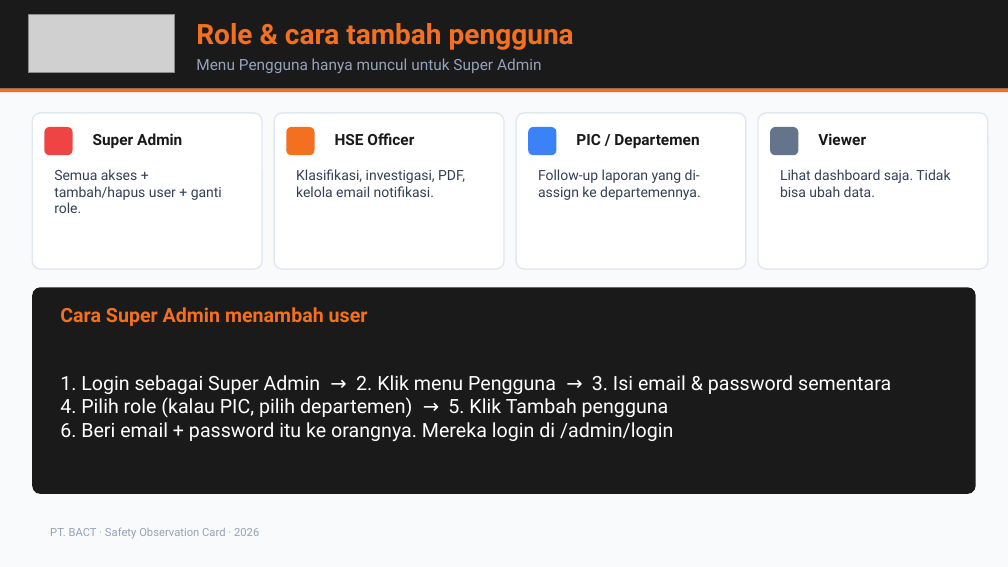
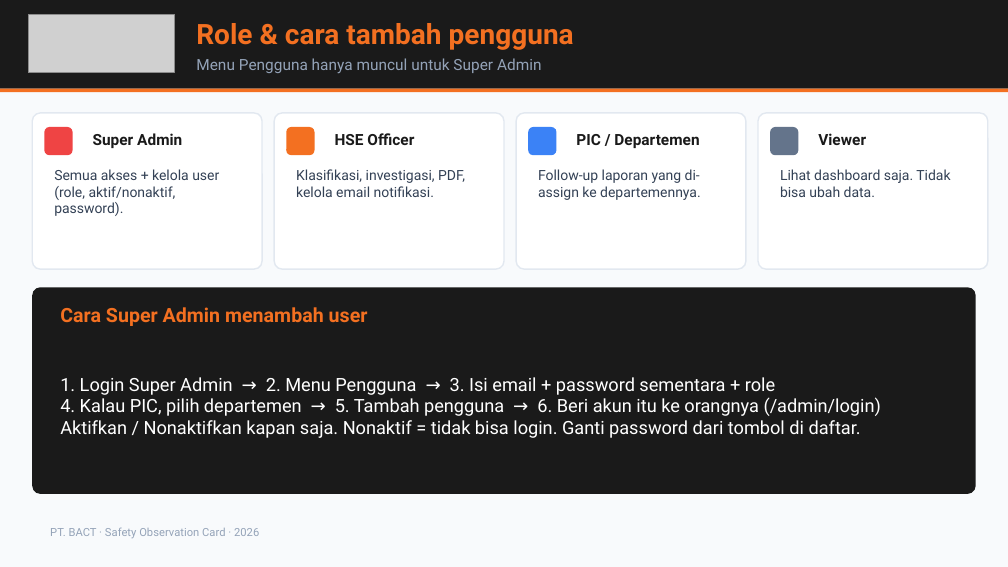
Before and after one commit to msatibi32/bact-safety-observation-modern, a slide deck: slide 12 of supabase/BACT-SOC-Presentasi-HSE.pptx. Drawn at 1008x567 pixels with LibreOffice and Linux fonts; fonts in the diff are those of the drawing; grey boxes stand for pictures. Boxes give left, top, right and bottom in pixels: in the first picture for what was removed or moved away, otherwise in the second. Text is boxed around its words. In the diff, an @@ line names an element or a change of style, - is before the commit and + after.

```diff
--- a/supabase/BACT-SOC-Presentasi-HSE.pptx
+++ b/supabase/BACT-SOC-Presentasi-HSE.pptx
@@ text at bbox=[54, 169, 219, 216]: text changed @@
-Semua akses + tambah/hapus user + ganti role.
+Semua akses + kelola user (role, aktif/nonaktif, password).
@@ text at bbox=[60, 377, 881, 438]: text changed; size 14 to 13 pt @@
-1. Login sebagai Super Admin → 2. Klik menu Pengguna → 3. Isi email & password sementara
-4. Pilih role (kalau PIC, pilih departemen) → 5. Klik Tambah pengguna
-6. Beri email + password itu ke orangnya. Mereka login di /admin/login
+1. Login Super Admin → 2. Menu Pengguna → 3. Isi email + password sementara + role
+4. Kalau PIC, pilih departemen → 5. Tambah pengguna → 6. Beri akun itu ke orangnya (/admin/login)
+Aktifkan / Nonaktifkan kapan saja. Nonaktif = tidak bisa login. Ganti password dari tombol di daftar.
```
Also in this commit, not shown: 3 other slides changed, 2 slides added, 8 other files.
